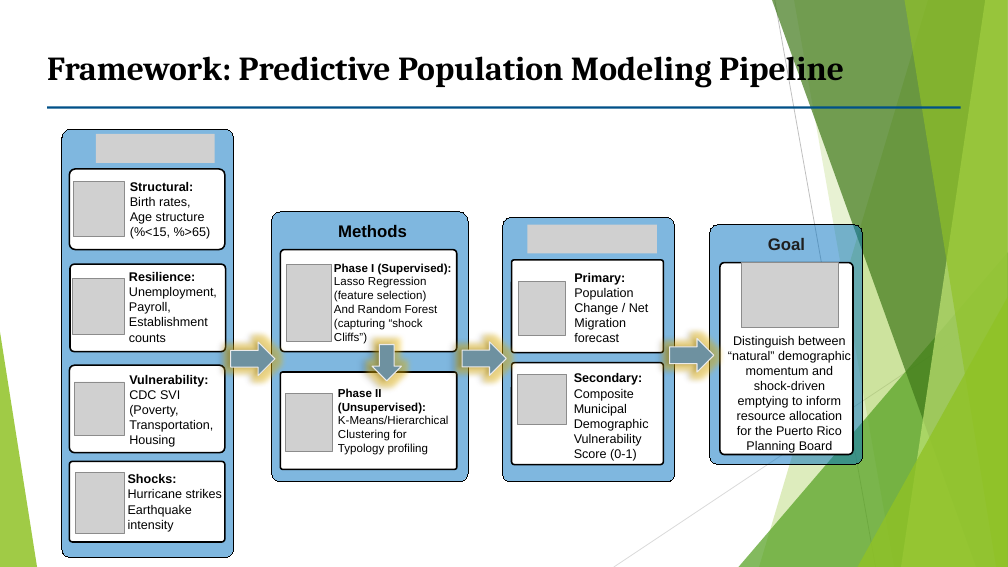
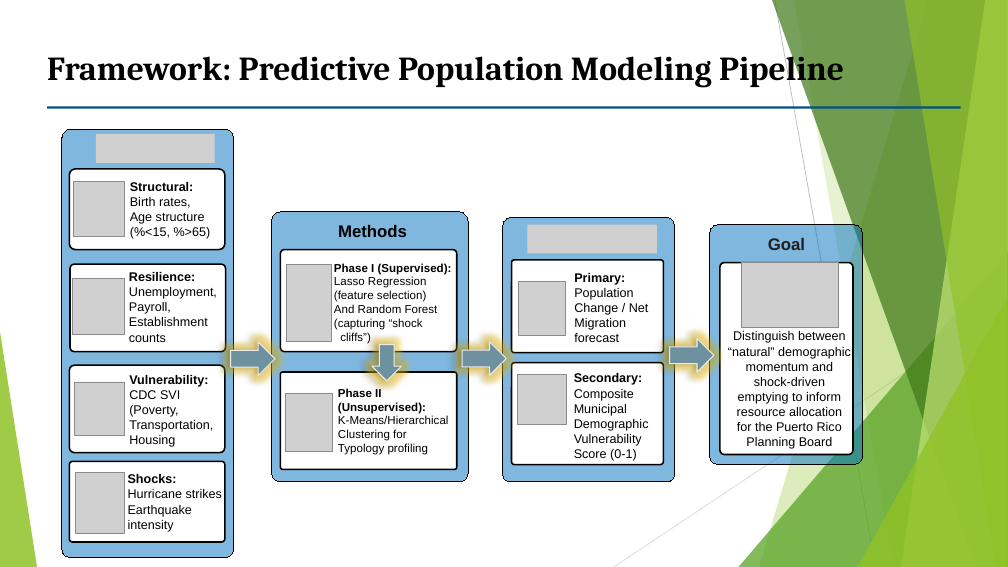
Before and after one commit to Venettov/CAPSTONE_DATA_SCIENCE_RIVERARUIZ, a slide deck: slide 8 of project_reports/Capstone_Proposal_RiveraruizJose.pptx. Drawn at 1008x567 pixels with LibreOffice and Linux fonts; fonts in the diff are those of the drawing; grey boxes stand for pictures. Boxes give left, top, right and bottom in pixels: in the first picture for what was removed or moved away, otherwise in the second. Text is boxed around its words. In the diff, an @@ line names an element or a change of style, - is before the commit and + after.

Commit message:
Add project framework slide detailing methodology, goals, I/O, and risk mitigation using Low/Medium/High metrics

```diff
--- a/project_reports/Capstone_Proposal_RiveraruizJose.pptx
+++ b/project_reports/Capstone_Proposal_RiveraruizJose.pptx
@@ text "Distinguish between": place and size @@
-text "Distinguish between" at [728, 336, 851, 454]
+text "Distinguish between" at [728, 331, 851, 449]
@@ text at [340, 332, 371, 344]: text changed @@
-Cliffs”)
+cliffs”)
```
